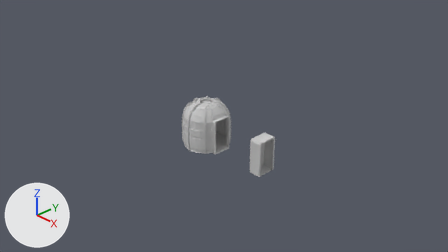
The Blender file BlenderSource/Turbolift.blend: old version first, new version second.
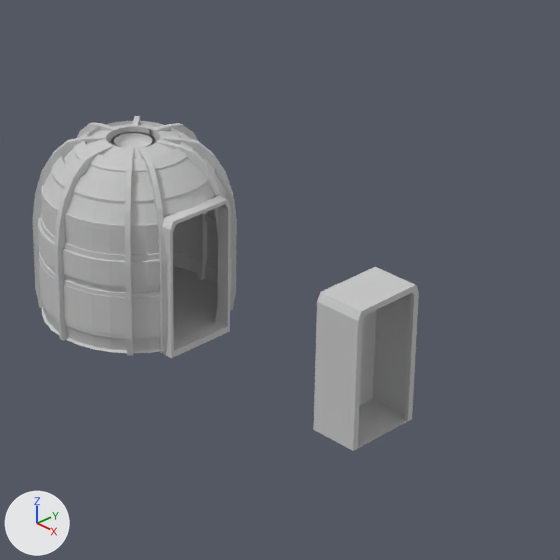
Each version is shown from the file's camera 'Camera', then close up on the part from 39% to 69% of the width and 27% to 81% of the height. The axes (+X, +Y, +Z) are drawn at lower left. The lights are the same throughout.
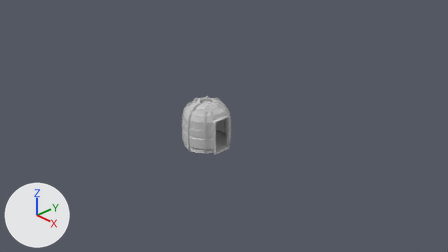
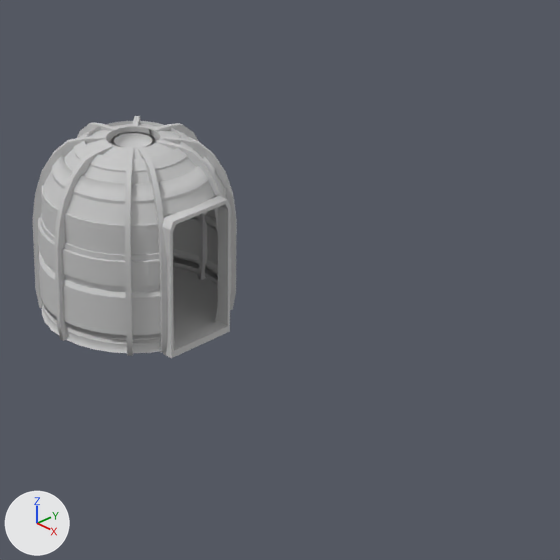
Where the change shows, as pixel boxes (x1, y1, x2, y2) in the close-ups (560 x 560 px):
'Plane35.001', deleted
    before: (314, 267, 419, 451)
part 1 of me_cylinder_020, shading changed
    both: (39, 217, 231, 339)
'Cylinder.006', unchanged, uncovered by the edit
    before: (41, 190, 226, 231)
    after: (41, 190, 227, 261)
'Cylinder.005', unchanged, covered by the edit
    before: (41, 193, 227, 255)

Edits to the bpy script that builds the scene:
```text
Change me_cylinder_020:
    where me_cylinder_020.from_pydata(...)  # 236 vertices, 168 faces, 4 loose edges; spans x -1.04..0.89, y -1.01..1.01, z -0.83..-0.31
    used by ob_cylinder_011; location = (0.015, 0.0, 0.526); scale = (0.525, 0.525, 0.525)
    me_cylinder_020 part 1: all faces are now shaded smooth (168 of 168 changed)
Remove ob_plane35_001:
    ob_plane35_001 = bpy.data.objects.new('Plane35.001', me_plane35_001)
    ob_plane35_001.location = (3.077, -1.268, 0.005)
    ob_plane35_001.scale = (0.1, 0.1, 0.1)
```
